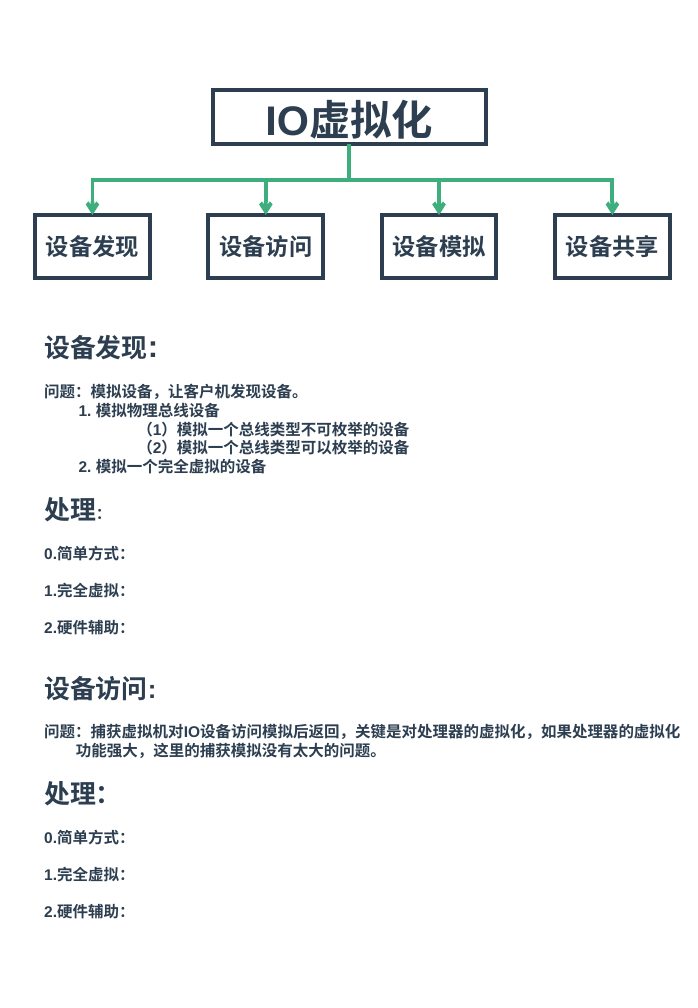
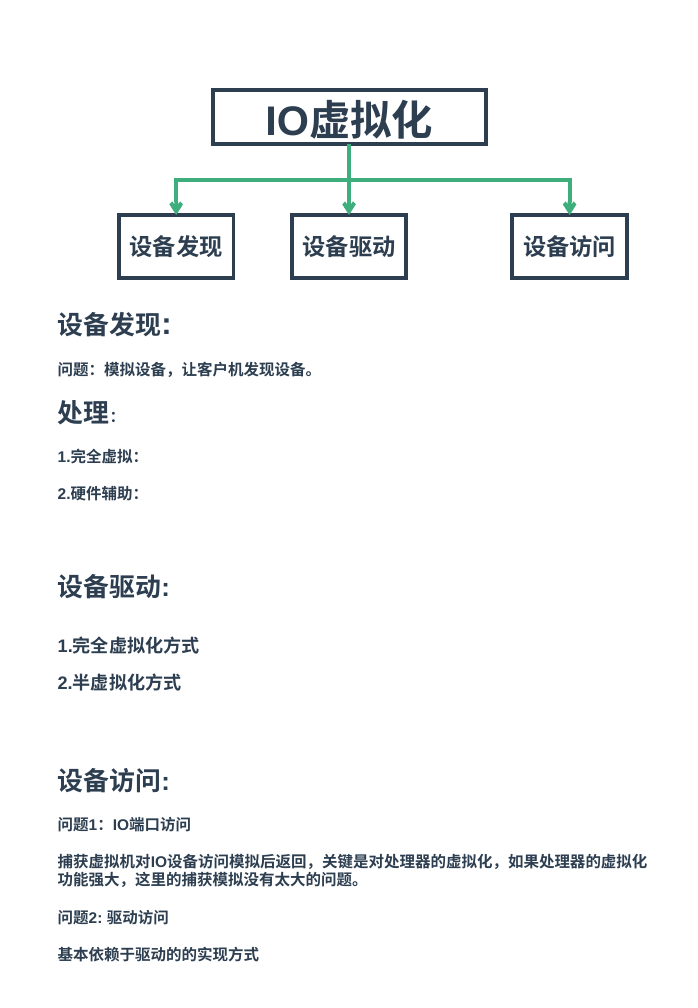
Before and after one commit to zaiqiang-dong/zaiqiang, a slide deck: slide 9 of picture/vitrualization/vitrualization.pptx (slide 16 before the commit). Drawn at 698x1008 pixels with LibreOffice and Linux fonts; fonts in the diff are those of the drawing. Boxes give left, top, right and bottom in pixels: in the first picture for what was removed or moved away, otherwise in the second. Text is boxed around its words. In the diff, an @@ line names an element or a change of style, - is before the commit and + after.

```diff
--- a/picture/vitrualization/vitrualization.pptx
+++ b/picture/vitrualization/vitrualization.pptx
@@ elbow arrow moved from (349, 144) - (92, 215) to (349, 144) - (176, 215) @@
@@ elbow arrow moved from (349, 144) - (439, 215) to (349, 144) - (570, 215) @@
@@ elbow arrow moved from (349, 144) - (266, 215) to (349, 144) - (349, 215) @@
@@ elbow arrow removed from (349, 144) to (612, 215) @@
@@ rectangle "设备发现": place and size @@
-rectangle "设备发现" at <box>35,215,150,278</box>
+rectangle "设备发现" at <box>119,215,234,278</box>
@@ rectangle "设备驱动": place and size @@
-rectangle "设备驱动" at <box>208,215,323,278</box>
+rectangle "设备驱动" at <box>291,215,406,278</box>
@@ text in rectangle at <box>302,235,395,257</box>: text changed @@
-设备访问
+设备驱动
@@ rectangle "设备访问": place and size @@
-rectangle "设备访问" at <box>382,215,496,278</box>
+rectangle "设备访问" at <box>512,215,626,278</box>
@@ text in rectangle at <box>523,235,616,257</box>: text changed @@
-设备模拟
+设备访问
@@ rectangle removed at <box>555,215,669,278</box> @@
-设备共享
@@ text "设备发现:": place and size @@
-text "设备发现:" at <box>44,335,409,635</box>
+text "设备发现:" at <box>58,312,321,501</box>
@@ text at <box>79,403,409,474</box>: paragraphs removed @@
-1. 模拟物理总线设备
-（1）模拟一个总线类型不可枚举的设备
-（2）模拟一个总线类型可以枚举的设备
-2. 模拟一个完全虚拟的设备
@@ text at <box>44,546,134,561</box>: paragraph removed @@
-0.简单方式：
@@ text added at <box>58,574,170,599</box>, 20 pt, text #2C3E50, bold @@
+设备驱动:
@@ text added at <box>58,638,200,654</box>, 14 pt, text #2C3E50, bold @@
+1.完全虚拟化方式
@@ text added at <box>58,675,182,691</box>, 14 pt, text #2C3E50, bold @@
+2.半虚拟化方式
@@ text "设备访问:": place and size @@
-text "设备访问:" at <box>44,676,680,919</box>
+text "设备访问:" at <box>58,768,648,962</box>
@@ text at <box>58,817,648,869</box>: text changed @@
-问题：捕获虚拟机对IO设备访问模拟后返回，关键是对处理器的虚拟化，如果处理器的虚拟化
+问题1：IO端口访问
+捕获虚拟机对IO设备访问模拟后返回，关键是对处理器的虚拟化，如果处理器的虚拟化
@@ text at <box>58,910,259,962</box>: text changed @@
-处理：
-0.简单方式：
-1.完全虚拟：
-2.硬件辅助：
+问题2: 驱动访问
+基本依赖于驱动的的实现方式
```
Also in this commit, not shown: 11 other slides changed, 21 slides added, 9 slides removed, 14 other files.
